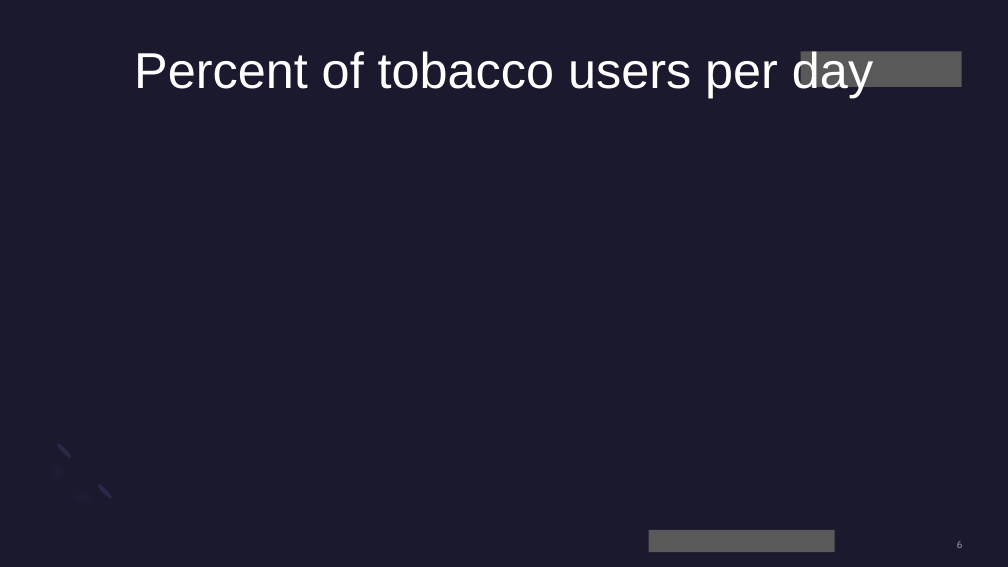
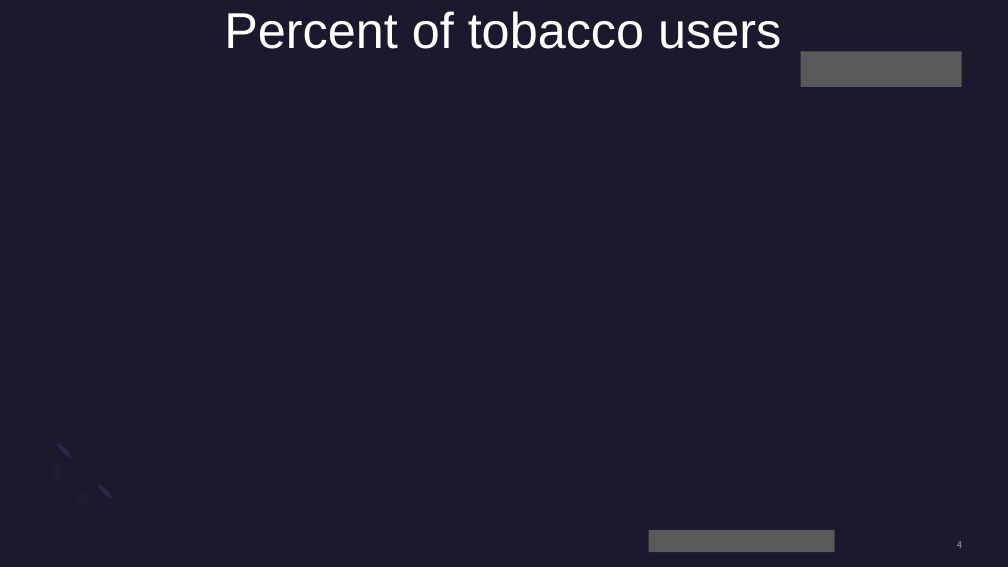
Before and after one commit to AKCase1993/Capstone-NSS-DA7, a slide deck: slide 4 of notebook/Tobacco.pptx (slide 6 before the commit). Drawn at 1008x567 pixels with LibreOffice and Linux fonts; fonts in the diff are those of the drawing; background and template pictures are left out. Boxes give left, top, right and bottom in pixels: in the first picture for what was removed or moved away, otherwise in the second. Text is boxed around its words. In the diff, an @@ line names an element or a change of style, - is before the commit and + after.

```diff
--- a/notebook/Tobacco.pptx
+++ b/notebook/Tobacco.pptx
@@ title at bbox=[224, 11, 781, 49]: text changed @@
-Percent of tobacco users per day
+Percent of tobacco users
```
Also in this commit, not shown: 3 other slides changed, 2 slides added, 7 slides removed, 8 other files.
